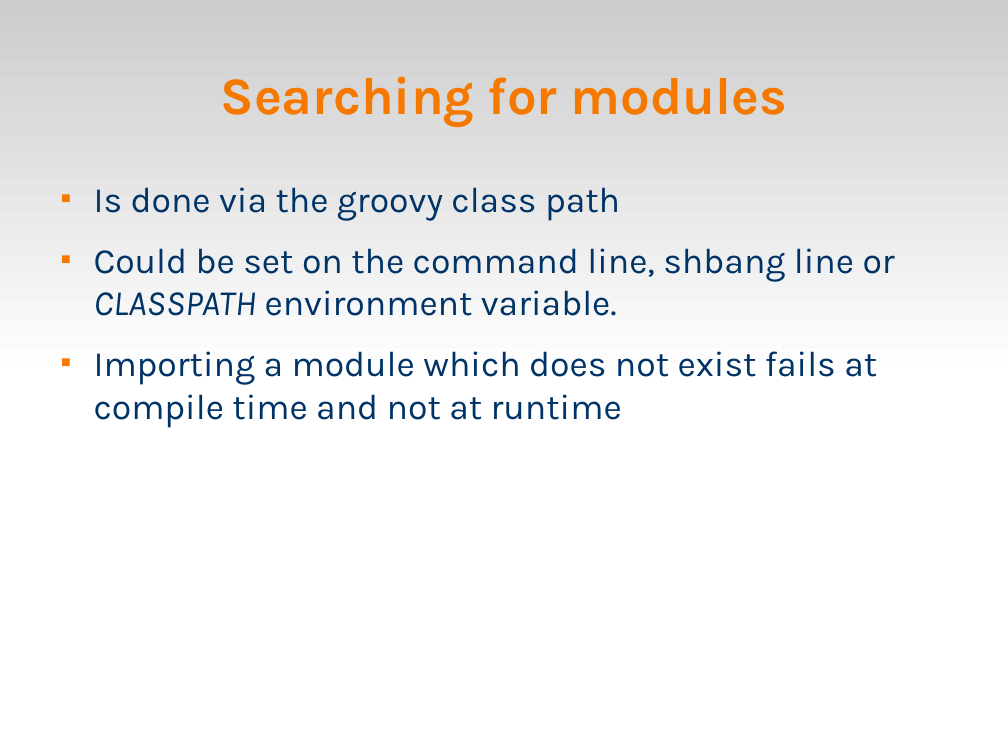
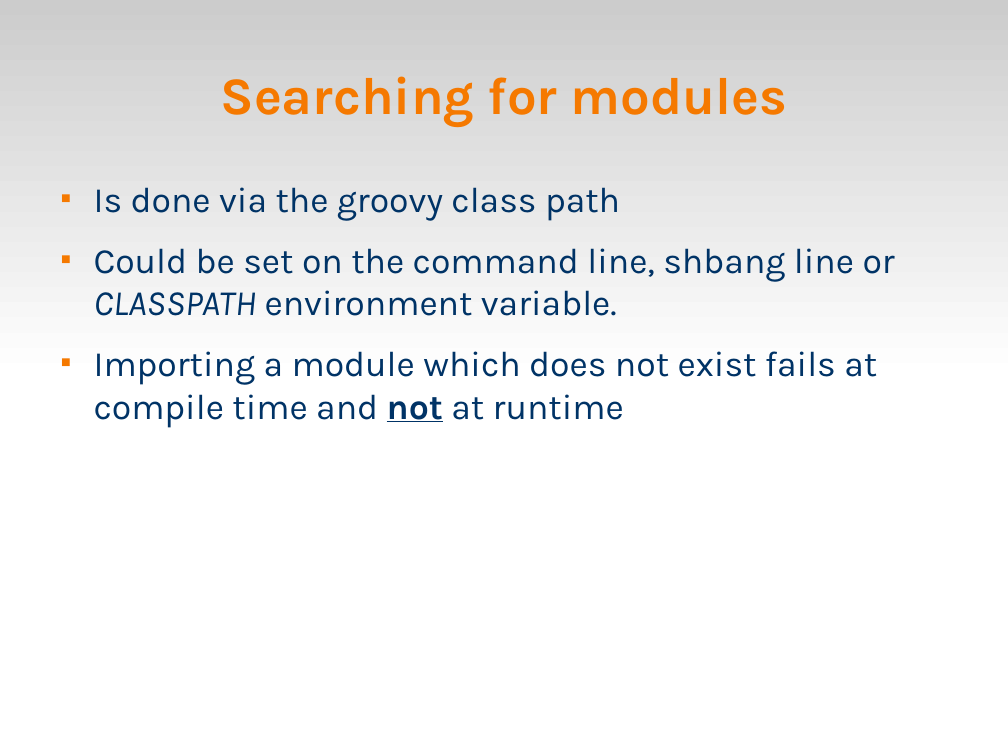
Before and after one commit to veltzer/demos, a slide deck: slide 18 of groovy/groovy.odp (slide 14 before the commit). Drawn at 1008x756 pixels with LibreOffice and Linux fonts; fonts in the diff are those of the drawing. Boxes give left, top, right and bottom in pixels: in the first picture for what was removed or moved away, otherwise in the second. Text is boxed around its words. In the diff, an @@ line names an element or a change of style, - is before the commit and + after.

```diff
--- a/groovy/groovy.odp
+++ b/groovy/groovy.odp
@@ text at (x1=94, y1=351, x2=877, y2=428): bold on, underline on in "not" @@
```
Also in this commit, not shown: 3 other slides changed, 4 slides added, 10 other files.
